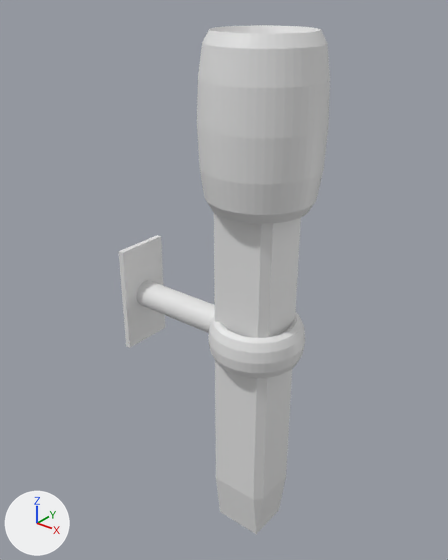
The glTF model Textures/Level/Torch.glb as it was, and as the next commit left it.
The view is the same before and after, from a 50 mm camera at (1.037, -1.472, 1.083) aimed at (-0.175, 0.043, 0.144). Arrows for +X, +Y and +Z are at lower left; the lights stay in place. Where no turn or scale is listed for an object, it has been applied to the vertices.
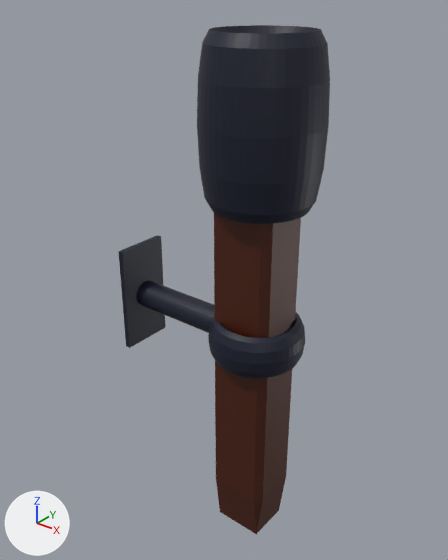
Pixel boxes (x1, y1, x2, y2) of what changed, in the pictures (448 x 560 px):
'Torus', recoloured: (197, 25, 330, 224) in both
'Cube', recoloured (grey to brown): (214, 213, 301, 534) in both
'Torus.001', recoloured: (208, 312, 305, 378) in both
'Cube.001', recoloured (grey to black): (119, 235, 165, 348) in both
'Cylinder', recoloured: (136, 280, 215, 333) in both

The change, as a diff of the scene's bpy script:
```diff
--- a/Textures/Level/Torch.glb.py
+++ b/Textures/Level/Torch.glb.py
@@ mat_material_001 @@
+mat_material_001 = principled_material('Material.001')
+mat_material_001.base_color = (0.00478, 0.007, 0.0242)  # black #0f142b
@@ mat_material_003 @@
+mat_material_003 = principled_material('Material.003')
+mat_material_003.base_color = (0.00478, 0.007, 0.0242)  # black #0f142b
@@ mat_material_004 @@
+mat_material_004 = principled_material('Material.004')
+mat_material_004.base_color = (0.00478, 0.007, 0.0242)  # black #0f142b
@@ mat_material_005 @@
+mat_material_005 = principled_material('Material.005')
+mat_material_005.base_color = (0.00478, 0.007, 0.0242)  # black #0f142b
@@ mat_material_002 @@
+mat_material_002 = principled_material('Material.002')
+mat_material_002.base_color = (0.0666, 0.00972, 0.0)  # brown #491900
@@ me_cube_001 @@
 me_cube_001.from_pydata(...)  # 21 vertices, 38 faces; spans x -0.1..0.1, y -0.1..0.1, z -0.8..0.8
+me_cube_001.materials.append(mat_material_002)  # brown #491900
@@ me_cube_007 @@
 me_cube_007.from_pydata(...)  # 8 vertices, 12 faces; spans x -0.01..0.01, y -0.1..0.1, z -0.2..0.2
+me_cube_007.materials.append(mat_material_005)  # black #0f142b
@@ me_cylinder @@
 me_cylinder.from_pydata(...)  # 64 vertices, 124 faces; spans x -0.201..0.201, y -0.053..0.053, z -0.053..0.053
+me_cylinder.materials.append(mat_material_004)  # black #0f142b
@@ me_torus @@
 me_torus.from_pydata(...)  # 576 vertices, 1152 faces; spans x -0.188..0.188, y -0.188..0.188, z -0.25..0.25
+me_torus.materials.append(mat_material_003)  # black #0f142b
@@ me_torus_001 @@
 me_torus_001.from_pydata(...)  # 576 vertices, 1152 faces; spans x -0.162..0.162, y -0.162..0.162, z -0.075..0.075
+me_torus_001.materials.append(mat_material_001)  # black #0f142b
```
